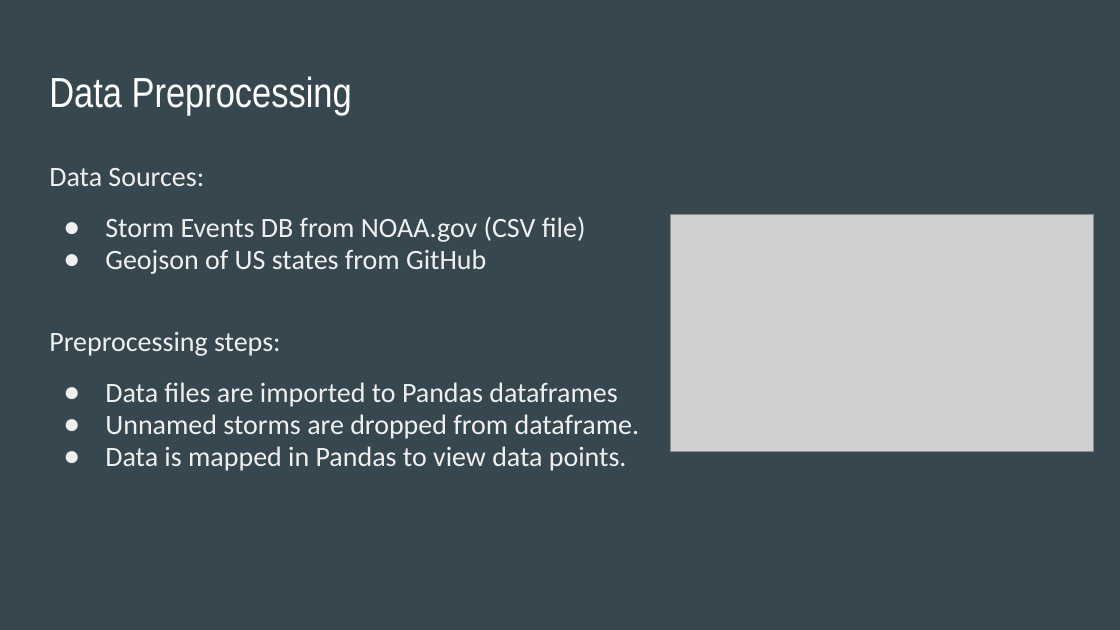
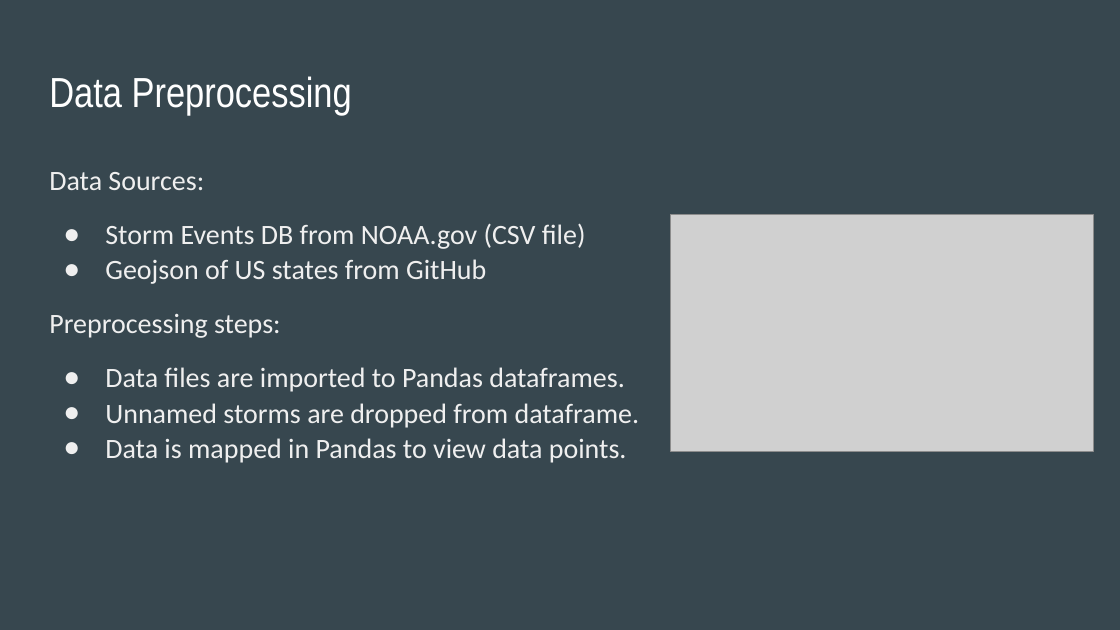
Before and after one commit to daniduce/Final-Project, a slide deck: slide 5 of Weather Patterns.pptx. Drawn at 1120x630 pixels with LibreOffice and Linux fonts; fonts in the diff are those of the drawing; grey boxes stand for pictures. Boxes give left, top, right and bottom in pixels: in the first picture for what was removed or moved away, otherwise in the second. Text is boxed around its words. In the diff, an @@ line names an element or a change of style, - is before the commit and + after.

```diff
--- a/Weather Patterns.pptx
+++ b/Weather Patterns.pptx
@@ text at (49,172,640,463): line spacing 0.95 to 1.05 @@
@@ text at (105,367,625,392): text changed @@
-● Data files are imported to Pandas dataframes
+● Data files are imported to Pandas dataframes.
```
Also in this commit, not shown: 5 other slides changed, 7 slides added, 2 slides removed.
